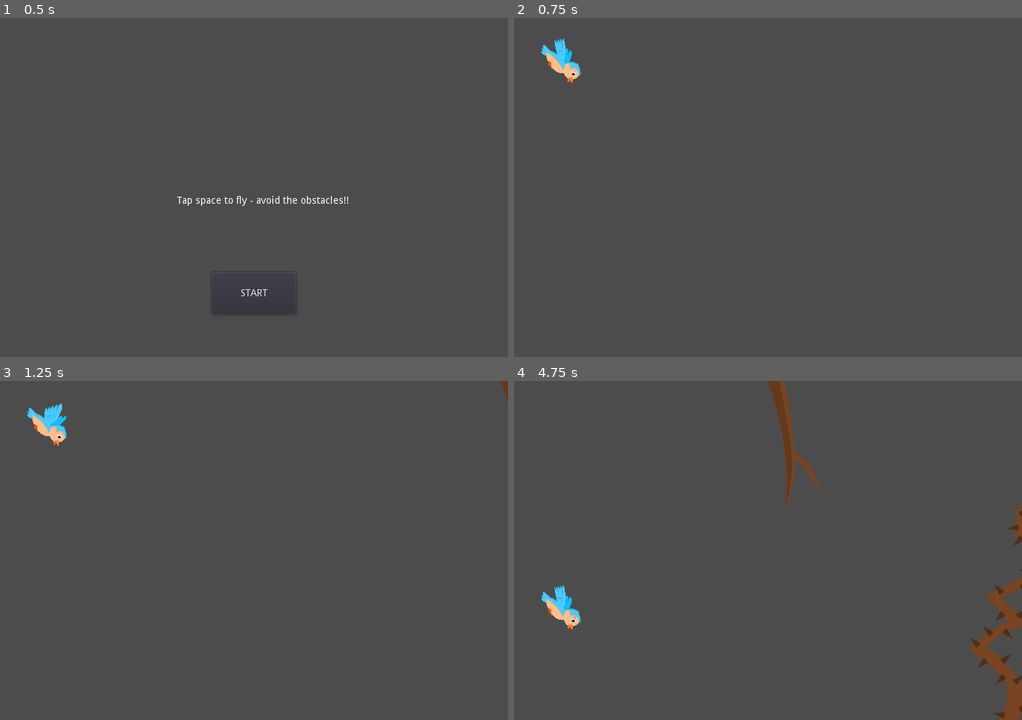
Above: before the commit, frames 1-4 (two rows, left to right).
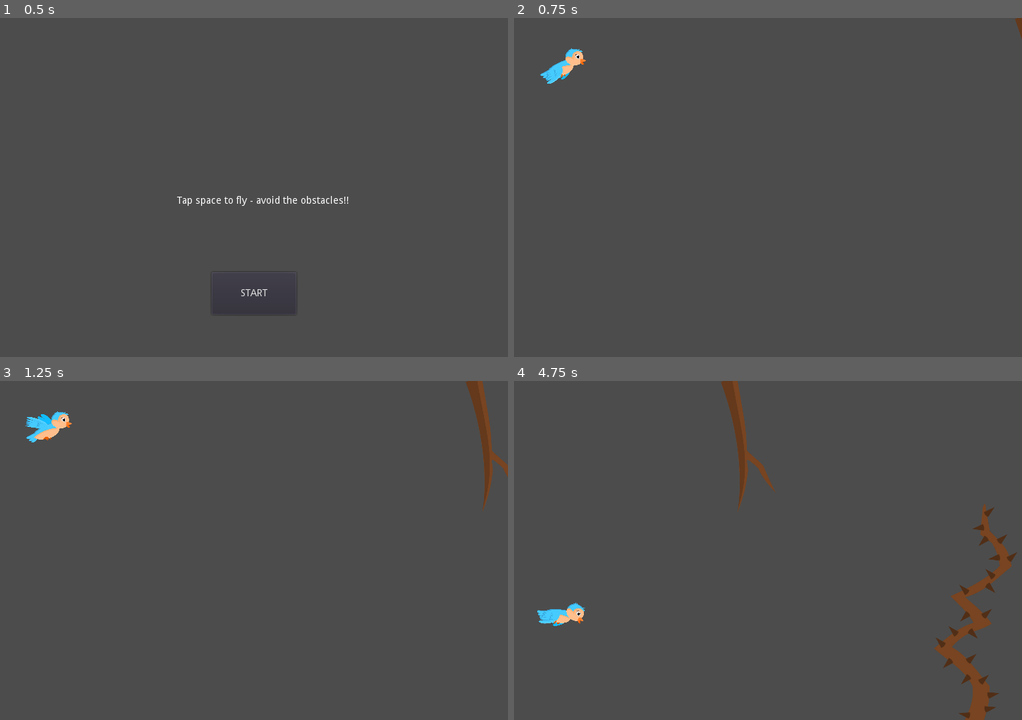
Above: after the commit, the same moments.

Repository: benfernandes/gamejam-august-2020
Game: Godot game, scene res://flappy-bird/FlappyBirdMain.tscn
The game is run twice, just before and just after one commit, with the same random seed, the same clock (stepped at 60 frames per second) and the same inputs. This scene is started directly instead of the project's main scene.
Inputs (mouse positions are in pixels of both pictures, inside the frame that each line leads up to):
- Up to frame 1 (0.5 s): no input
- Up to frame 2 (0.75 s): click "START" at 0.5 s
- Up to frame 3 (1.25 s): no input
- Up to frame 4 (4.75 s): move the mouse to (879, 533) at 1.27 s; hold Right (ui_right) 1.28-2.03 s; click (879, 533) at 1.42 s; tap Space (flap) at 1.52, 1.82, 2.27, 2.57, 3.77, 4.07, 4.52 s; move the mouse to (666, 567) at 2.02 s; hold Left (ui_left) 2.03-2.78 s; move the mouse to (818, 475) at 2.77 s; hold Right (ui_right) 2.78-3.53 s; move the mouse to (742, 618) at 3.52 s; hold Up (ui_up) 3.53-4.28 s; click (742, 618) at 3.67 s; move the mouse to (920, 601) at 4.27 s; hold Left (ui_left) from 4.28 s (still down)

Frame 1 is identical in both runs. In frame 2, 0.7% of the frame differs, in the area x 5-100%, y 0-20%; in frame 3, 1.5%; in frame 4, 6.0%, in the area x 4-100%, y 0-100%.

Commit message:
Small flappy bird improvements

Diff:
--- a/flappy-bird/FlappyBird.gd
+++ b/flappy-bird/FlappyBird.gd
@@ -8,7 +8,7 @@
 var obstacles
 var current_obstacles = []
 var goal
-var goal_instance
+var goal_instance = null
 
 func _ready():
 	hide()
@@ -29,12 +29,14 @@
 	create_obstacle()
 
 	obstacle_timer = create_timer(3.0, "create_obstacle", true)
-	goal_timer = create_timer(60.0, "prepare_goal", true)
+	goal_timer = create_timer(6.0, "prepare_goal", true)
 	difficulty_timer = create_timer(2.5, "increase_difficulty", true)
 
 func increase_difficulty():
 	speed = speed + 10
 	obstacle_timer.set_wait_time(obstacle_timer.get_wait_time() - 0.1)
+	for obstacle in current_obstacles:
+	  obstacle.set_speed(speed)
 
 func create_obstacle():
 	var index = randi() % obstacles.size()
--- a/flappy-bird/Obstacles/Bramble.tscn
+++ b/flappy-bird/Obstacles/Bramble.tscn
@@ -10,11 +10,11 @@
 script = ExtResource( 2 )
 
 [node name="Sprite" type="Sprite" parent="."]
-position = Vector2( 833.537, 329.421 )
+position = Vector2( 784.345, 329.421 )
 scale = Vector2( 0.508433, 0.516315 )
 texture = ExtResource( 1 )
 
 [node name="CollisionShape2D" type="CollisionShape2D" parent="."]
-position = Vector2( 845.941, 322.905 )
+position = Vector2( 796.749, 322.905 )
 rotation = 0.190241
 shape = SubResource( 1 )
--- a/flappy-bird/Obstacles/Branch2.tscn
+++ b/flappy-bird/Obstacles/Branch2.tscn
@@ -10,11 +10,11 @@
 script = ExtResource( 2 )
 
 [node name="Sprite" type="Sprite" parent="."]
-position = Vector2( 816.929, 91.2367 )
+position = Vector2( 767.316, 91.6571 )
 scale = Vector2( 0.3, 0.245608 )
 texture = ExtResource( 1 )
 
 [node name="CollisionShape2D" type="CollisionShape2D" parent="."]
-position = Vector2( 811.464, 91.6579 )
+position = Vector2( 761.851, 92.0783 )
 rotation = -0.127409
 shape = SubResource( 1 )
--- a/flappy-bird/Obstacles/CampFire.tscn
+++ b/flappy-bird/Obstacles/CampFire.tscn
@@ -11,11 +11,11 @@
 script = ExtResource( 2 )
 
 [node name="Sprite" type="Sprite" parent="."]
-position = Vector2( 855.82, 400.056 )
+position = Vector2( 841.945, 399.215 )
 scale = Vector2( 0.356998, 0.376273 )
 texture = ExtResource( 1 )
 
 [node name="CollisionShape2D" type="CollisionShape2D" parent="."]
-position = Vector2( 846.782, 377.142 )
+position = Vector2( 832.907, 376.301 )
 rotation = 0.445059
 shape = SubResource( 1 )
--- a/flappy-bird/Obstacles/Flower.tscn
+++ b/flappy-bird/Obstacles/Flower.tscn
@@ -10,11 +10,11 @@
 script = ExtResource( 2 )
 
 [node name="Sprite" type="Sprite" parent="."]
-position = Vector2( 852.036, 352.545 )
+position = Vector2( 780.98, 350.443 )
 scale = Vector2( 0.401257, 0.388769 )
 texture = ExtResource( 1 )
 
 [node name="CollisionShape2D" type="CollisionShape2D" parent="."]
-position = Vector2( 866.123, 347.291 )
+position = Vector2( 795.067, 345.189 )
 rotation = -0.127409
 shape = SubResource( 1 )
--- a/flappy-bird/Obstacles/Rock.tscn
+++ b/flappy-bird/Obstacles/Rock.tscn
@@ -16,20 +16,20 @@
 script = ExtResource( 2 )
 
 [node name="Sprite" type="Sprite" parent="."]
-position = Vector2( 869.275, 344.346 )
+position = Vector2( 837.321, 349.391 )
 scale = Vector2( 0.404068, 0.444524 )
 texture = ExtResource( 1 )
 
 [node name="CollisionShape2D" type="CollisionShape2D" parent="."]
-position = Vector2( 815.669, 352.757 )
+position = Vector2( 783.715, 357.802 )
 rotation = 0.127409
 shape = SubResource( 1 )
 
 [node name="CollisionShape2D2" type="CollisionShape2D" parent="."]
-position = Vector2( 841.315, 221.996 )
+position = Vector2( 809.361, 227.041 )
 shape = SubResource( 2 )
 
 [node name="CollisionShape2D3" type="CollisionShape2D" parent="."]
-position = Vector2( 913.632, 359.062 )
+position = Vector2( 881.678, 364.107 )
 rotation = -0.253073
 shape = SubResource( 3 )
--- a/flappy-bird/Obstacles/Sunflower.tscn
+++ b/flappy-bird/Obstacles/Sunflower.tscn
@@ -10,10 +10,10 @@
 script = ExtResource( 2 )
 
 [node name="Sprite" type="Sprite" parent="."]
-position = Vector2( 844.048, 343.926 )
+position = Vector2( 793.594, 351.494 )
 scale = Vector2( 0.300939, 0.305046 )
 texture = ExtResource( 1 )
 
 [node name="CollisionShape2D" type="CollisionShape2D" parent="."]
-position = Vector2( 840.055, 343.927 )
+position = Vector2( 789.601, 351.495 )
 shape = SubResource( 1 )
--- a/flappy-bird/Obstacles/Vine.tscn
+++ b/flappy-bird/Obstacles/Vine.tscn
@@ -10,10 +10,10 @@
 script = ExtResource( 2 )
 
 [node name="Sprite" type="Sprite" parent="."]
-position = Vector2( 841.736, 140.64 )
+position = Vector2( 767.737, 140.64 )
 scale = Vector2( 0.267032, 0.273454 )
 texture = ExtResource( 1 )
 
 [node name="CollisionShape2D" type="CollisionShape2D" parent="."]
-position = Vector2( 840.896, 142.112 )
+position = Vector2( 766.897, 142.112 )
 shape = SubResource( 1 )
--- a/flappy-bird/Player.gd
+++ b/flappy-bird/Player.gd
@@ -22,8 +22,8 @@
 		var collision = move_and_collide(Vector2(0, -velocity) * delta)
 		if velocity > -500:
 			velocity = velocity - (400 * delta)
+		set_bird_angle()
 
-	set_bird_angle()
 
 func stop():
 	isStopped = true
@@ -31,7 +31,7 @@
 func set_bird_angle():
 	var min_velocity = -100
 	var max_velocity = 100
-	var min_angle = 70
+	var min_angle = 30
 	var max_angle = -20
 	var clamped_velocity = clamp(velocity, min_velocity, max_velocity)
 
--- a/flappy-bird/Player.tscn
+++ b/flappy-bird/Player.tscn
@@ -46,7 +46,7 @@
 [node name="AnimatedSprite" type="AnimatedSprite" parent="KinematicBody2D"]
 scale = Vector2( 0.1, 0.1 )
 frames = SubResource( 5 )
-frame = 2
+frame = 3
 playing = true
 
 [node name="CollisionShape2D" type="CollisionShape2D" parent="KinematicBody2D"]
